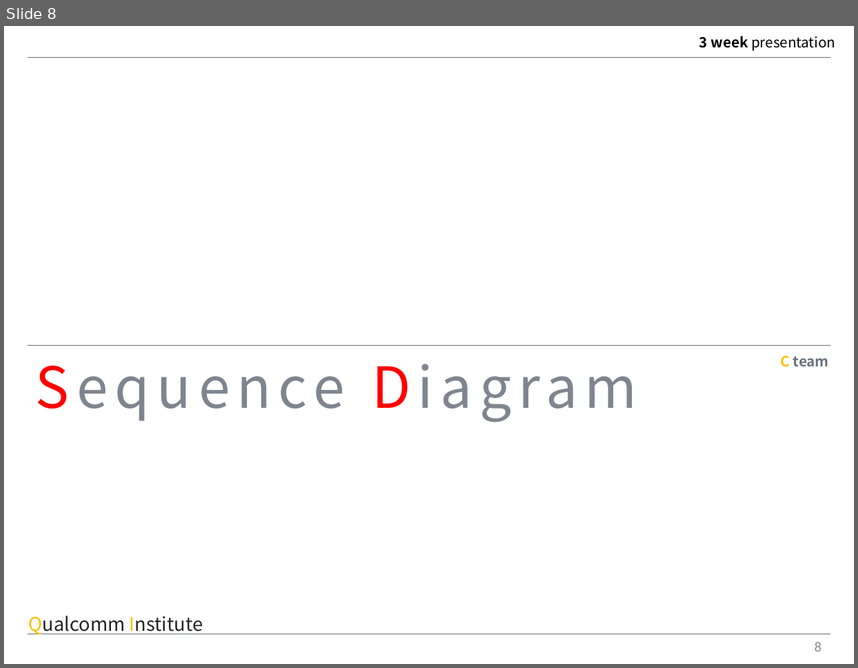
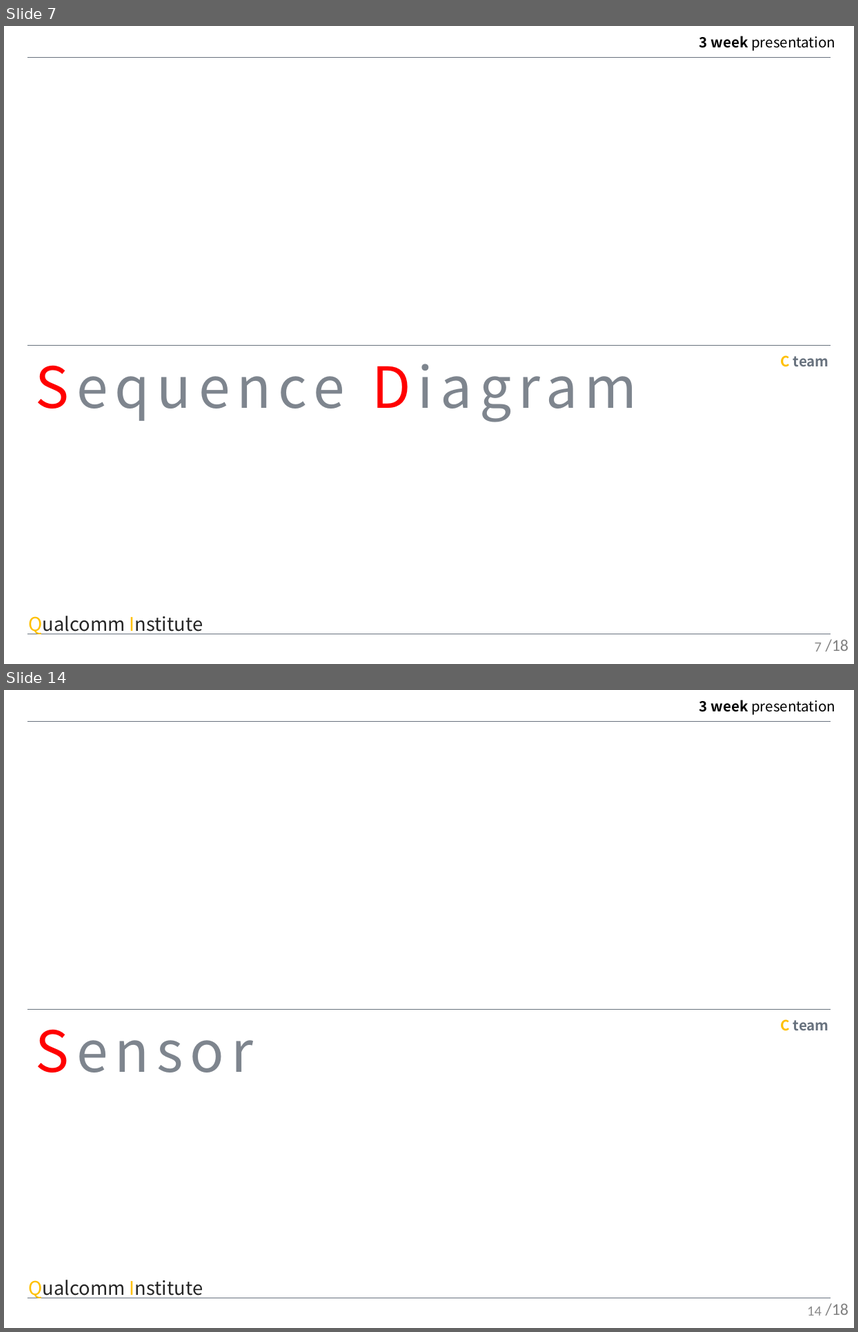
Before and after one commit to MAENGSOOHOON/summer2017IoT, a slide deck: 3week/ppt/3week.pptx. Shown one above the other, each under a label of ours: slide 8 before the commit, slides 7 and 14 after it; the slides between them are not shown. The pictures are 858x668 and 858x1332 pixels, drawn with LibreOffice and Linux fonts; fonts in the diff are those of the drawing. Boxes give left, top, right and bottom in pixels: in the first picture for what was removed or moved away, otherwise in the second. Text is boxed around its words. In the diff, an @@ line names an element or a change of style, - is before the commit and + after.

```diff
--- a/3week/ppt/3week.pptx
+++ b/3week/ppt/3week.pptx
@@ slide 14 added at bbox=[4, 690, 854, 1328], background #FFFFFF; not listed: 6 template elements that a slide beside it also shows @@
@@ text added at bbox=[36, 1029, 254, 1072], 48 pt, text #7E858E @@
+Sensor
@@ page number added at bbox=[807, 1306, 822, 1315], 12 pt, text #8C8C8C @@
+14
@@ text added at bbox=[826, 1303, 849, 1315], 14 pt, text #808080 @@
+/18
@@ what was slide 8 is now slide 7 @@
@@ slide 7 changed as well @@
@@ page number at bbox=[815, 642, 822, 651]: text changed @@
-8
+7
@@ text added at bbox=[826, 639, 849, 651], 14 pt, text #808080 @@
+/18
```
Also in this commit, not shown: 13 other slides changed, 3 other slides added, 5 slides removed, 2 other files.
